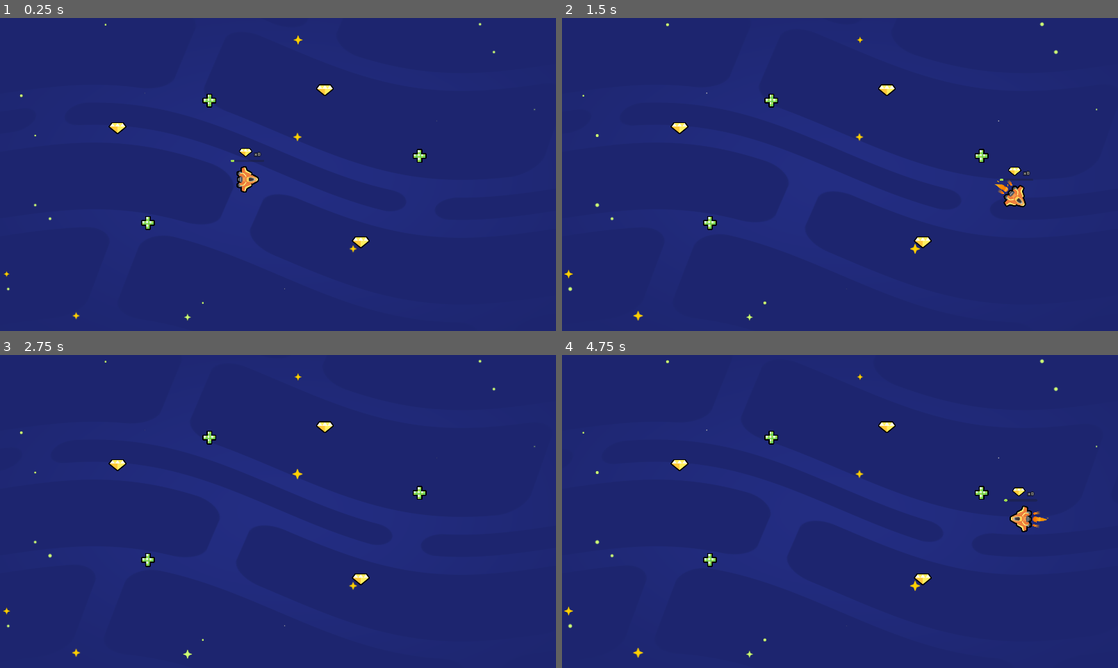
Above: before the commit, frames 1-4 (two rows, left to right).
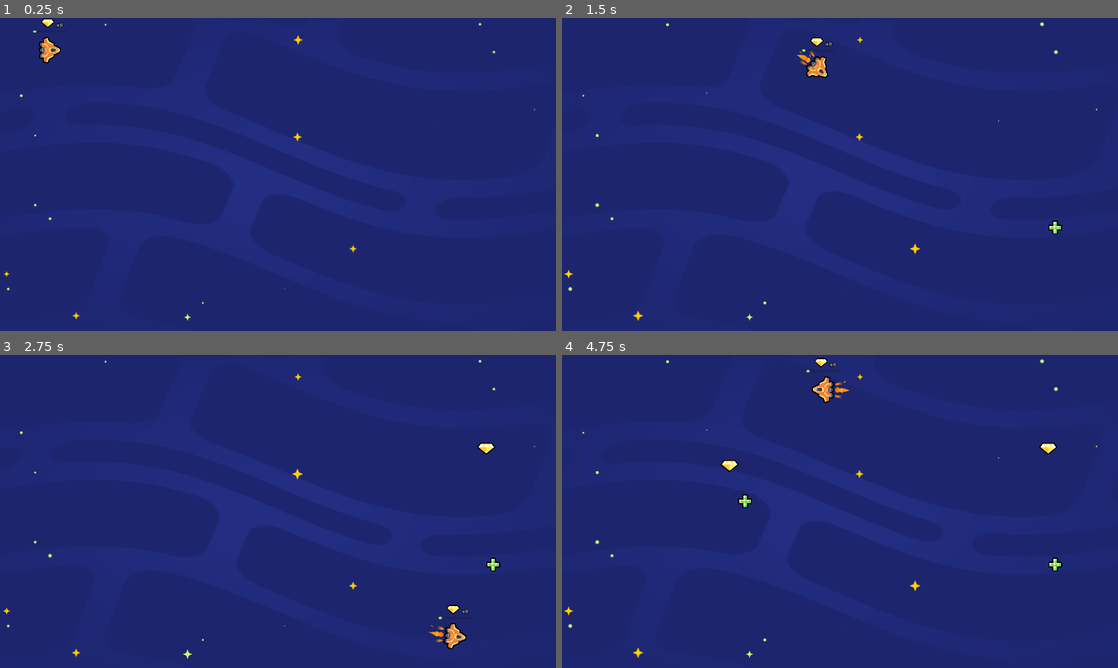
Above: after the commit, the same moments.

Repository: Purple9200/2d-GameDev-Course
Game: Godot game, scene res://lessons/space_level.tscn
Same seed, same stepped clock (60 frames per second), same inputs: the game is played once before the commit and once after it.
Inputs:
- Up to frame 1 (0.25 s): no input
- Up to frame 2 (1.5 s): hold D (move_right) 0.53-1.28 s; hold S (move_down) from 1.28 s (still down)
- Up to frame 3 (2.75 s): release S (move_down) at 2.03 s; hold D (move_right) from 2.03 s (still down)
- Up to frame 4 (4.75 s): release D (move_right) at 2.78 s; hold W (move_up) 2.78-3.53 s; hold A (move_left) from 3.53 s (still down)

The runs differ from the first frame. In frame 1, 1.1% of the frame differs, in the area x 5-77%, y 0-74%; in frame 2, 1.3%; in frame 3, 1.0%; in frame 4, 1.6%, in the area x 19-90%, y 0-74%.

Commit message:
M5 L7 + P1

Diff:
--- a/05.loot_it_all_workbook/lessons/space_level.tscn
+++ b/05.loot_it_all_workbook/lessons/space_level.tscn
@@ -1,31 +1,15 @@
-[gd_scene load_steps=5 format=3 uid="uid://btkjymc78ap8d"]
+[gd_scene load_steps=4 format=3 uid="uid://btkjymc78ap8d"]
 
 [ext_resource type="PackedScene" uid="uid://dmv50krf4bo5r" path="res://lessons/ship.tscn" id="2_2j1u5"]
-[ext_resource type="PackedScene" uid="uid://ydjqfnn6enrf" path="res://lessons/health_pack.tscn" id="3_23x6i"]
 [ext_resource type="PackedScene" uid="uid://bxfevggvxo634" path="res://assets/background/space_background.tscn" id="3_e6xy1"]
-[ext_resource type="PackedScene" uid="uid://dhq3clq1it1pu" path="res://lessons/gem.tscn" id="4_rvrmf"]
+[ext_resource type="PackedScene" uid="uid://52al1s0rf23b" path="res://random_item_place.tscn" id="3_ks7lb"]
 
 [node name="Level" type="Node2D"]
 
 [node name="Ship" parent="." instance=ExtResource("2_2j1u5")]
-position = Vector2(855, 557)
+position = Vector2(172, 111)
 
 [node name="SpaceBackground" parent="." instance=ExtResource("3_e6xy1")]
 
-[node name="HealthPack" parent="." instance=ExtResource("3_23x6i")]
-position = Vector2(1449, 476)
-
-[node name="HealthPack2" parent="." instance=ExtResource("3_23x6i")]
-position = Vector2(723, 285)
-
-[node name="HealthPack3" parent="." instance=ExtResource("3_23x6i")]
-position = Vector2(511, 707)
-
-[node name="Gem" parent="." instance=ExtResource("4_rvrmf")]
-position = Vector2(1246, 774)
-
-[node name="Gem2" parent="." instance=ExtResource("4_rvrmf")]
-position = Vector2(1122, 249)
-
-[node name="Gem3" parent="." instance=ExtResource("4_rvrmf")]
-position = Vector2(406, 380)
+[node name="RandomItemPlace" parent="." instance=ExtResource("3_ks7lb")]
+position = Vector2(-4, 4)
--- a/05.loot_it_all_workbook/practices/L7.P1.spawn_random_items/coin.tscn
+++ b/05.loot_it_all_workbook/practices/L7.P1.spawn_random_items/coin.tscn
@@ -1,7 +1,7 @@
-[gd_scene load_steps=4 format=3]
+[gd_scene load_steps=4 format=3 uid="uid://0t348gwpcare"]
 
 [ext_resource type="Script" path="res://practices/L7.P1.spawn_random_items/collectible.gd" id="1_w44qq"]
-[ext_resource type="Texture2D" path="res://assets/practice_assets/coin.png" id="2_h8srl"]
+[ext_resource type="Texture2D" uid="uid://b5n8ybmtouhk0" path="res://assets/practice_assets/coin.png" id="2_h8srl"]
 
 [sub_resource type="CircleShape2D" id="CircleShape2D_8or2y"]
 radius = 57.1402
--- a/05.loot_it_all_workbook/practices/L7.P1.spawn_random_items/energy_pack.tscn
+++ b/05.loot_it_all_workbook/practices/L7.P1.spawn_random_items/energy_pack.tscn
@@ -1,7 +1,7 @@
-[gd_scene load_steps=4 format=3]
+[gd_scene load_steps=4 format=3 uid="uid://col3lyq2a23e6"]
 
 [ext_resource type="Script" path="res://practices/L7.P1.spawn_random_items/collectible.gd" id="1_sb6ru"]
-[ext_resource type="Texture2D" path="res://assets/practice_assets/energy_pack.png" id="2_ipnf3"]
+[ext_resource type="Texture2D" uid="uid://bdkl4qmqe0suw" path="res://assets/practice_assets/energy_pack.png" id="2_ipnf3"]
 
 [sub_resource type="CircleShape2D" id="CircleShape2D_gmkso"]
 radius = 57.1402
--- a/05.loot_it_all_workbook/practices/L7.P1.spawn_random_items/random_collectible_placer.gd
+++ b/05.loot_it_all_workbook/practices/L7.P1.spawn_random_items/random_collectible_placer.gd
@@ -1,12 +1,14 @@
 extends Node2D
 
 var collectible_scenes := [
+	preload("energy_pack.tscn"),
+	preload("coin.tscn")
 ]
-
 
 func _ready() -> void:
 	get_node("Timer").timeout.connect(_on_timer_timeout)
 
-
 func _on_timer_timeout() -> void:
-	pass
+	var random_item_scene: PackedScene = collectible_scenes.pick_random()
+	var item_instance := random_item_scene.instantiate()
+	add_child(item_instance)
--- a/05.loot_it_all_workbook/practices/L7.P1.spawn_random_items/spawn_random_items.tscn
+++ b/05.loot_it_all_workbook/practices/L7.P1.spawn_random_items/spawn_random_items.tscn
@@ -1,13 +1,11 @@
-[gd_scene load_steps=3 format=3]
+[gd_scene load_steps=2 format=3 uid="uid://cljyqw14st3no"]
 
 [ext_resource type="PackedScene" path="res://practices/L7.P1.spawn_random_items/random_collectible_placer.tscn" id="1_xxubk"]
-[ext_resource type="Script" path="res://practices/L7.P1.spawn_random_items/random_collectible_placer.gd" id="2_fmxc1"]
 
 [node name="SpawnRandomItems" type="Node2D"]
 
-[node name="RandomCollectiblePlacer" type="Node2D" parent="." instance=ExtResource("1_xxubk")]
+[node name="RandomCollectiblePlacer" parent="." instance=ExtResource("1_xxubk")]
 position = Vector2(960, 540)
-script = ExtResource("2_fmxc1")
 
 [node name="ExtraVisuals" type="Node" parent="."]
 
--- /dev/null
+++ b/05.loot_it_all_workbook/random_item_place.gd
@@ -0,0 +1,22 @@
+extends Node2D
+
+var item_scenes := [
+	preload("res://lessons/gem.tscn"),
+	preload("res://lessons/health_pack.tscn")
+]
+
+func _ready() -> void:
+	get_node("Timer").timeout.connect(_on_timer_timeout)
+
+
+
+func _on_timer_timeout() -> void:
+	var random_item_scene: PackedScene = item_scenes.pick_random()
+	var item_instance := random_item_scene.instantiate()
+	add_child(item_instance)
+
+	var viewport_size := get_viewport_rect().size
+	var random_position := Vector2(0, 0)
+	random_position.x = randf_range(0, viewport_size.x)
+	random_position.y = randf_range(0, viewport_size.y)
+	item_instance.position = random_position
--- /dev/null
+++ b/05.loot_it_all_workbook/random_item_place.tscn
@@ -0,0 +1,9 @@
+[gd_scene load_steps=2 format=3 uid="uid://52al1s0rf23b"]
+
+[ext_resource type="Script" path="res://random_item_place.gd" id="1_oijml"]
+
+[node name="RandomItemPlace" type="Node2D"]
+script = ExtResource("1_oijml")
+
+[node name="Timer" type="Timer" parent="."]
+autostart = true
